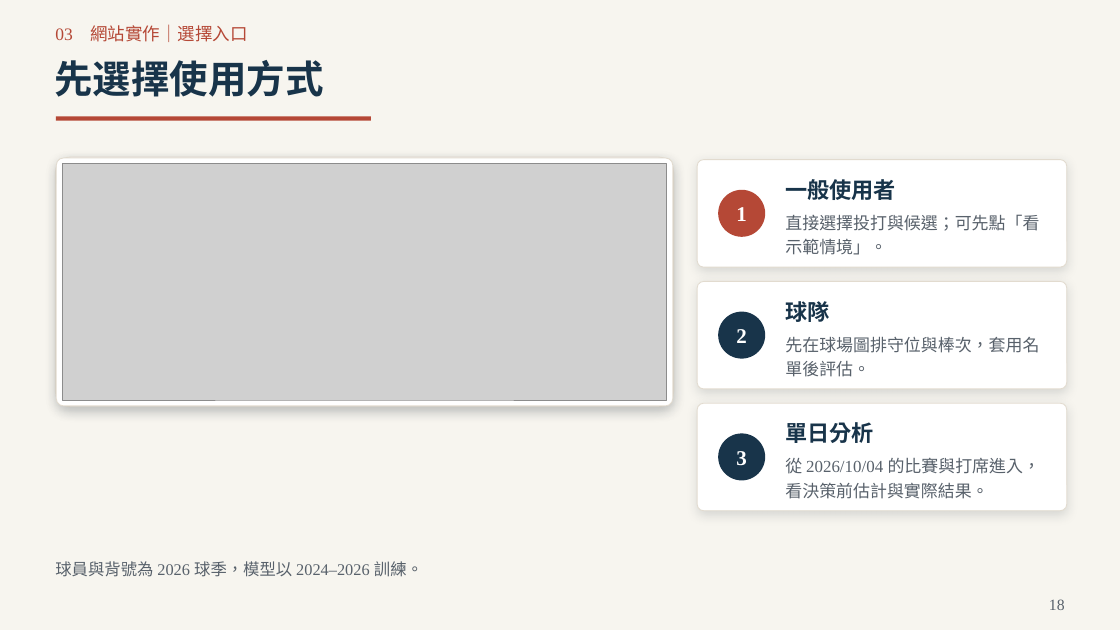
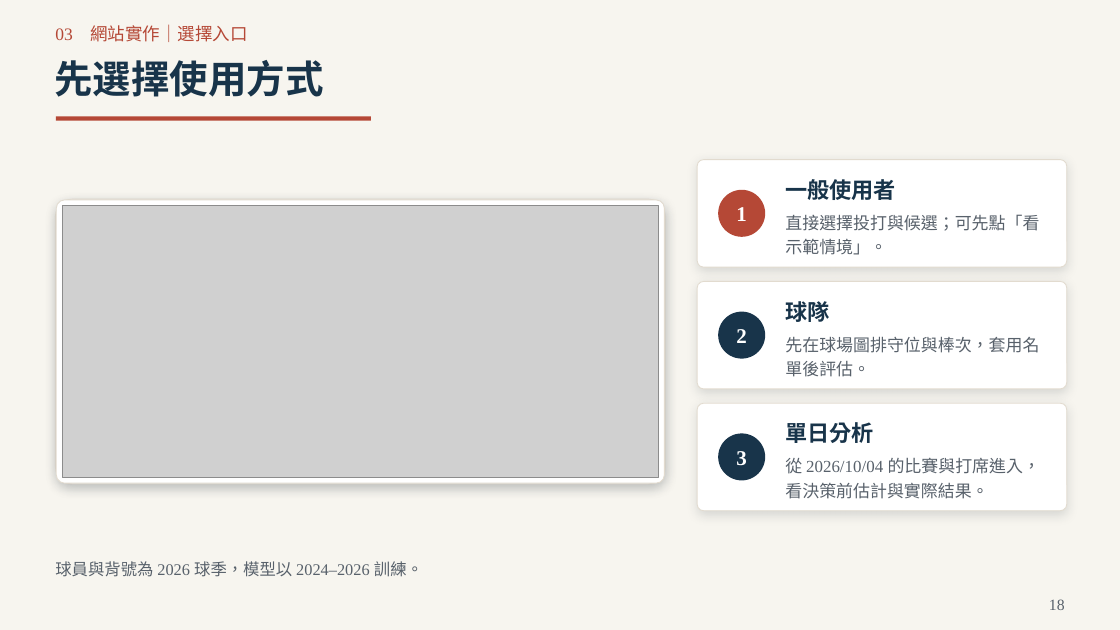
Before and after one commit to Da-Xiong-Chen/baseball_project, a slide deck: slide 18 of presentations/competition-2026/sync-20261115/一球兩面_臨場用人決策_2026球季版_38頁.pptx. Drawn at 1120x630 pixels with LibreOffice and Linux fonts; fonts in the diff are those of the drawing; grey boxes stand for pictures. Boxes give left, top, right and bottom in pixels: in the first picture for what was removed or moved away, otherwise in the second. Text is boxed around its words. In the diff, an @@ line names an element or a change of style, - is before the commit and + after.

```diff
--- a/presentations/competition-2026/sync-20261115/一球兩面_臨場用人決策_2026球季版_38頁.pptx
+++ b/presentations/competition-2026/sync-20261115/一球兩面_臨場用人決策_2026球季版_38頁.pptx
@@ rounded rectangle: place and size @@
-rounded rectangle at [55, 157, 674, 407]
+rounded rectangle at [55, 199, 665, 484]
@@ rounded rectangle: place and size @@
-rounded rectangle at [56, 158, 673, 406]
+rounded rectangle at [56, 200, 665, 483]
@@ picture: place and size @@
-picture at [62, 164, 667, 400]
+picture at [62, 206, 659, 477]
```
Also in this commit, not shown: 11 other slides changed, 2 other files.
